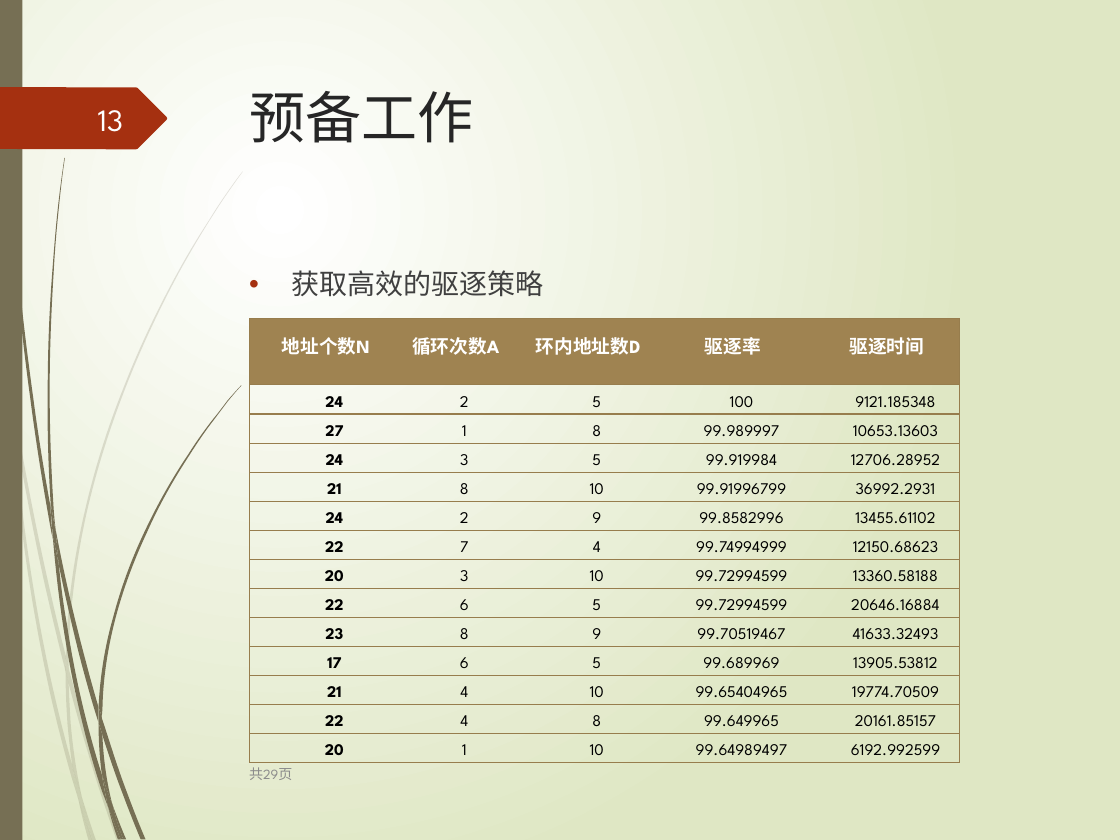
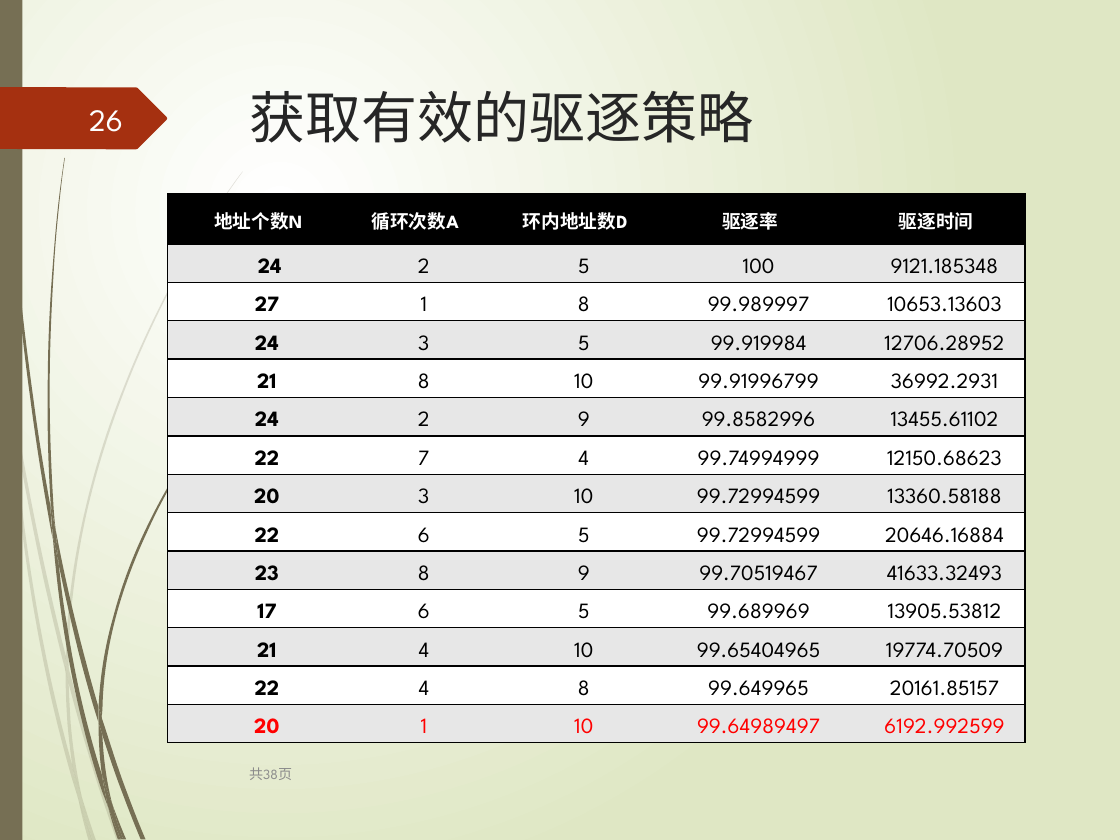
Before and after one commit to leborn0101/graduation, a slide deck: slide 26 of 毕业答辩.pptx (slide 13 before the commit). Drawn at 1120x840 pixels with LibreOffice and Linux fonts; fonts in the diff are those of the drawing. Boxes give left, top, right and bottom in pixels: in the first picture for what was removed or moved away, otherwise in the second. Text is boxed around its words. In the diff, an @@ line names an element or a change of style, - is before the commit and + after.

```diff
--- a/毕业答辩.pptx
+++ b/毕业答辩.pptx
@@ page number at bbox=[89, 110, 123, 132]: text changed @@
-13
+26
@@ title at bbox=[249, 91, 753, 143]: text changed @@
-预备工作
+获取有效的驱逐策略
@@ table at bbox=[168, 194, 1025, 744] @@
@@ fill none to #000000 in row 1 @@
@@ fill none to #E7E7E7 in 35 cells @@
@@ fill none to #FFFFFF in 30 cells @@
@@ size 10.5 to 14 pt @@
@@ text colour #000000 to #FF0000 in "20", "1", "10", "99.64989497" and 1 more places @@
@@ borders changed @@
@@ table: place and size @@
-table at bbox=[250, 318, 960, 759]
+table at bbox=[168, 194, 1025, 744]
@@ text removed at bbox=[291, 270, 543, 297] @@
-• 获取高效的驱逐策略
@@ text at bbox=[249, 767, 292, 780]: text changed @@
-共29页
+共38页
```
Also in this commit, not shown: 19 other slides changed, 18 slides added, 9 slides removed, 1 other file.
